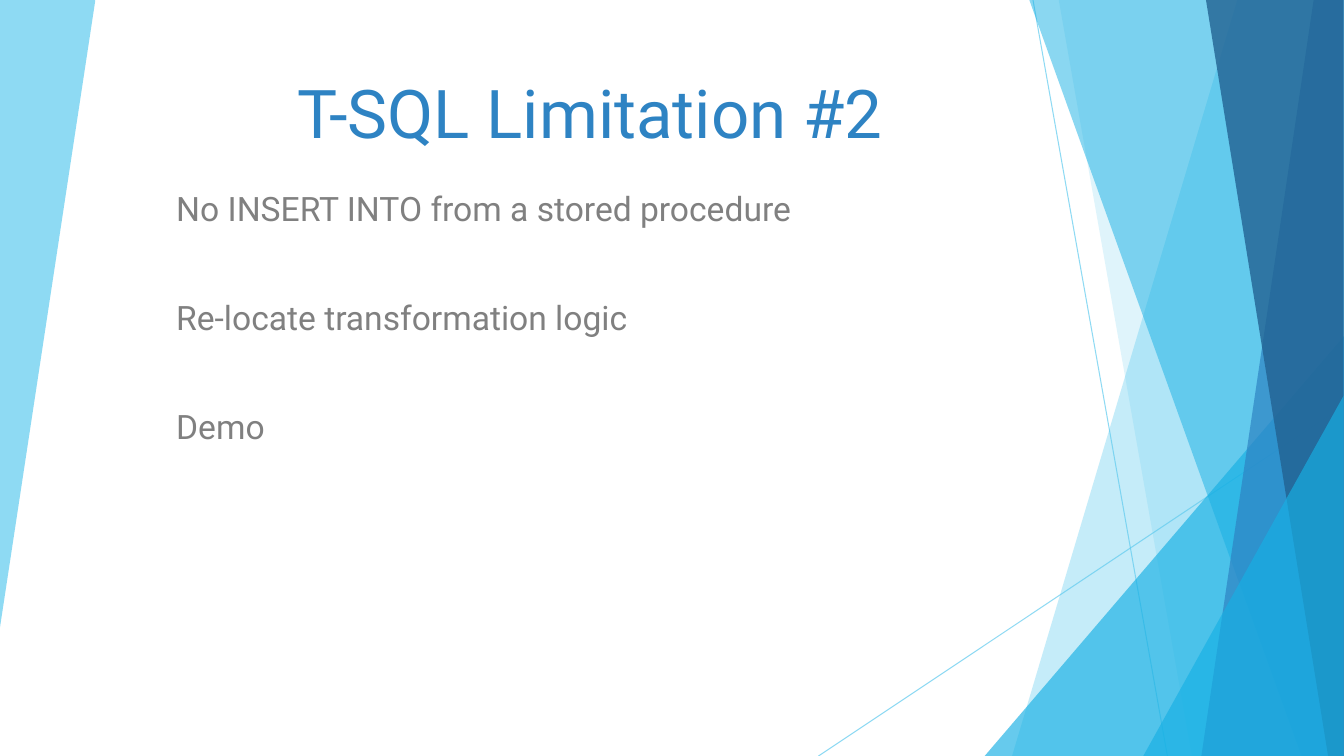
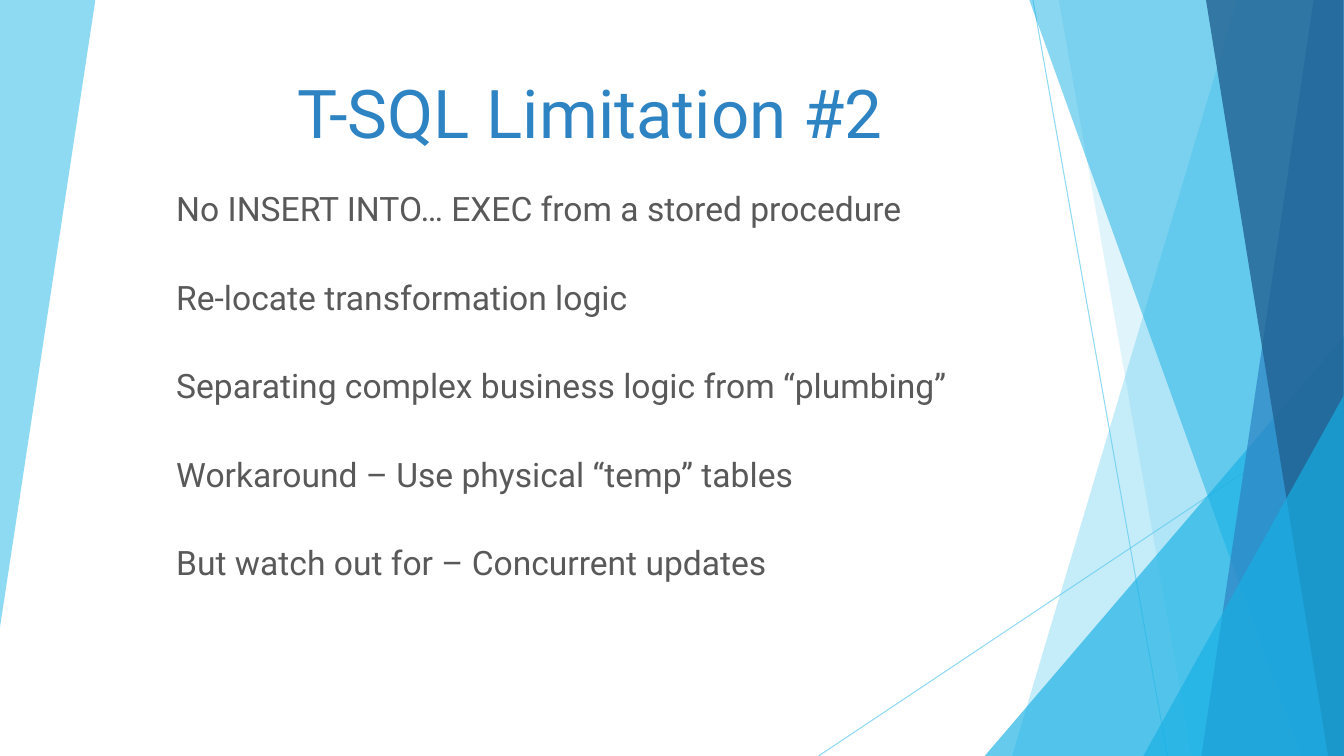
Before and after one commit to DrJekyll325/Presentations, a slide deck: slide 25 of Microsoft Fabric/Tips and Tricks for Microsoft Fabric Data Warehouse/20250717 - Nashville Power BI User Group - Tips and Tricks for Microsoft Fabric Data Warehouse.pptx (slide 22 before the commit). Drawn at 1344x756 pixels with LibreOffice and Linux fonts; fonts in the diff are those of the drawing. Boxes give left, top, right and bottom in pixels: in the first picture for what was removed or moved away, otherwise in the second. Text is boxed around its words. In the diff, an @@ line names an element or a change of style, - is before the commit and + after.

```diff
--- a/Microsoft Fabric/Tips and Tricks for Microsoft Fabric Data Warehouse/20250717 - Nashville Power BI User Group - Tips and Tricks for Microsoft Fabric Data Warehouse.pptx
+++ b/Microsoft Fabric/Tips and Tricks for Microsoft Fabric Data Warehouse/20250717 - Nashville Power BI User Group - Tips and Tricks for Microsoft Fabric Data Warehouse.pptx
@@ subtitle at <box>176,195,901,228</box>: text changed; text colour #808080 to #595959 @@
-No INSERT INTO from a stored procedure
+No INSERT INTO… EXEC from a stored procedure
@@ subtitle at <box>176,284,627,317</box>: text colour #808080 to #595959 in "Re-locate transformation logic" @@
@@ subtitle at <box>176,372,946,582</box>: text changed; text colour #808080 to #595959 @@
-Demo
+Separating complex business logic from “plumbing”
+Workaround – Use physical “temp” tables
+But watch out for – Concurrent updates
```
Also in this commit, not shown: 19 other slides changed, 3 slides added, 1 slide removed.
